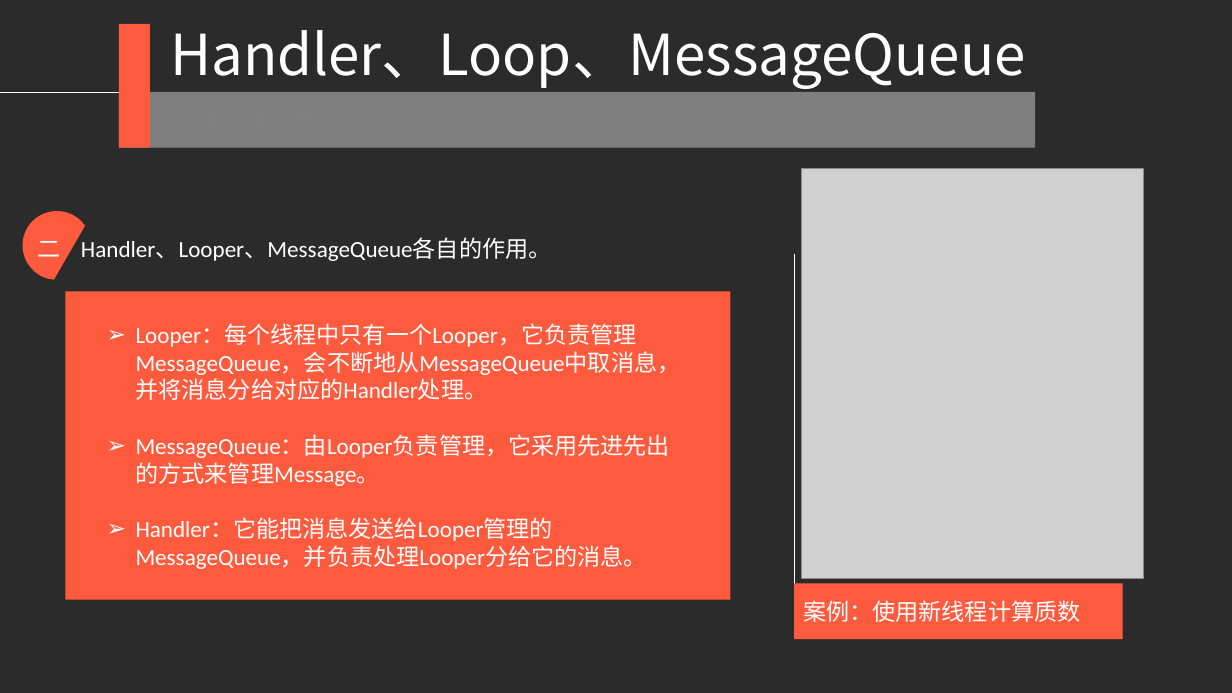
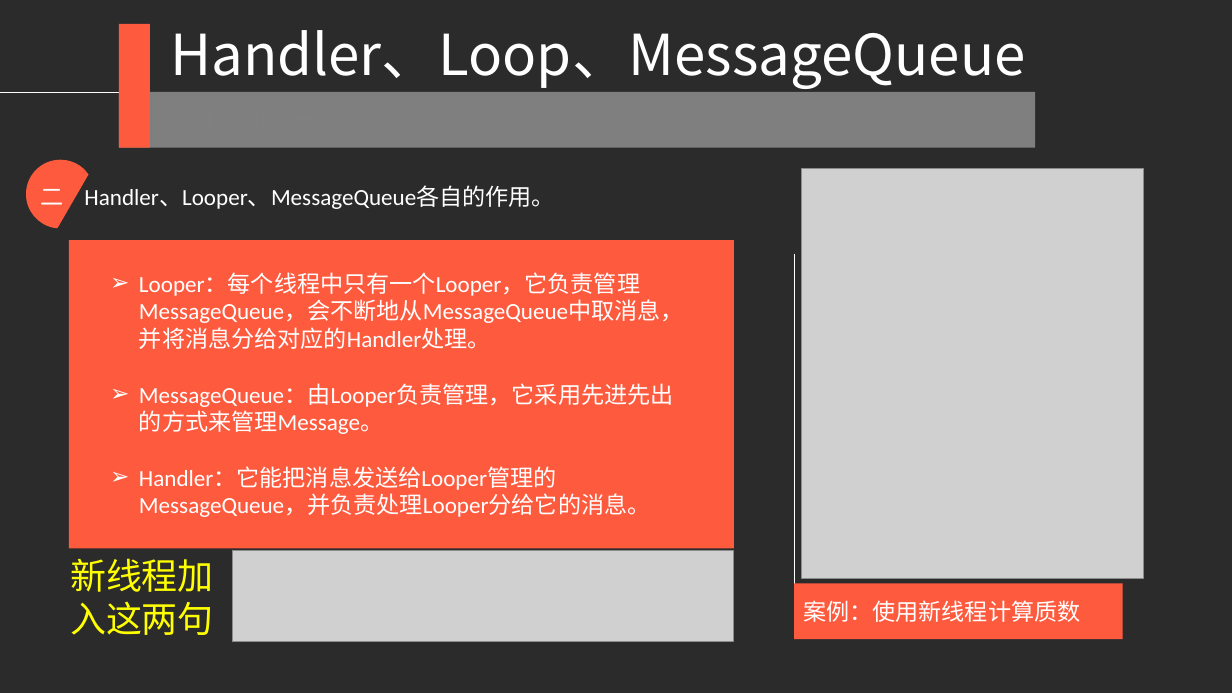
Before and after one commit to djuanbei/18Android1, a slide deck: slide 21 of ppt/ch3.pptx (slide 19 before the commit). Drawn at 1232x693 pixels with LibreOffice and Linux fonts; fonts in the diff are those of the drawing; grey boxes stand for pictures; background and template pictures are left out; a plain dark background stands for a picture behind light text. Boxes give left, top, right and bottom in pixels: in the first picture for what was removed or moved away, otherwise in the second. Text is boxed around its words. In the diff, an @@ line names an element or a change of style, - is before the commit and + after.

Commit message:
ok

```diff
--- a/ppt/ch3.pptx
+++ b/ppt/ch3.pptx
@@ 2 texts, 1 rectangle, 1 freeform shape: place and size @@
-2 texts, 1 rectangle, 1 freeform shape at <box>22,211,731,600</box>
+2 texts, 1 rectangle, 1 freeform shape at <box>26,160,735,549</box>
@@ text added at <box>70,558,214,635</box>, 28 pt, text #FFFF00 @@
+新线程加
+入这两句
@@ picture added at <box>232,550,733,641</box> @@
```
Also in this commit, not shown: 4 slides added.
